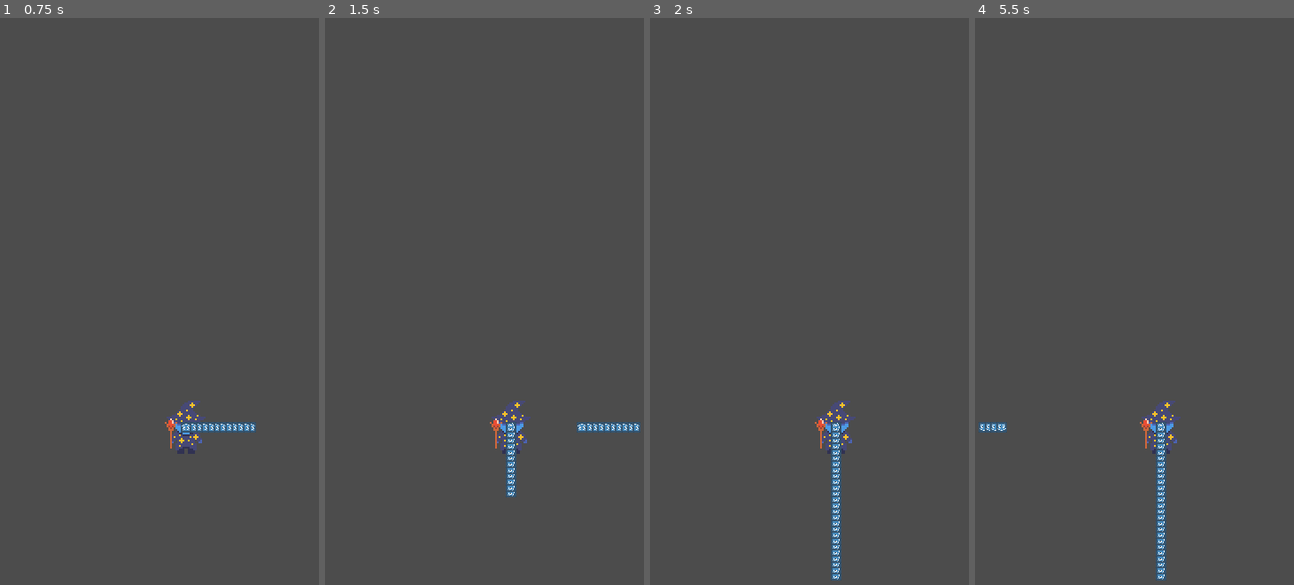
Above: before the commit, frames 1-4 (left to right).
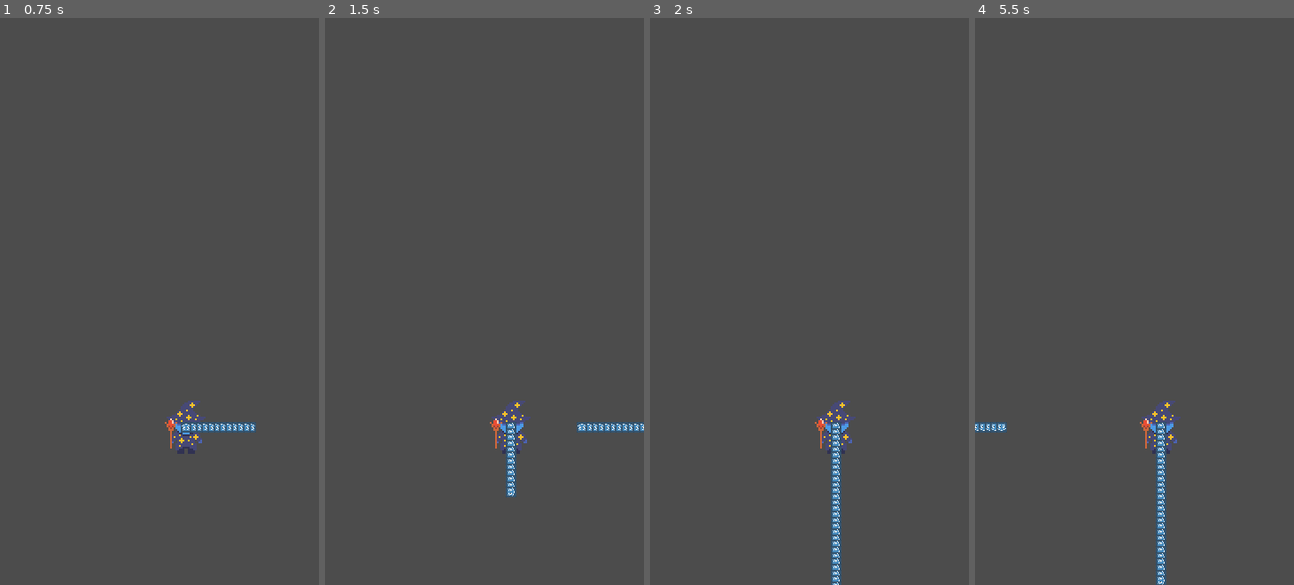
Above: after the commit, the same moments.

Repository: htxdfh/InfGamingSpil
Game: Godot game, scene res://World.tscn
Two runs of this game, one before a commit and one after it. Both use one fixed random seed, a clock stepped at 60 frames per second and the inputs below.
Inputs:
- Up to frame 1 (0.75 s): tap Enter at 0.5 s; hold Right (shoot_right) from 0.53 s (still down)
- Up to frame 2 (1.5 s): tap Space at 1.25 s; release Right (shoot_right) at 1.28 s; hold Down (shoot_down) from 1.28 s (still down)
- Up to frame 3 (2 s): keep holding Down (shoot_down)
- Up to frame 4 (5.5 s): tap Enter at 2, 5 s; release Down (shoot_down) at 2.03 s; hold Right (shoot_right) 2.03-2.78 s; tap Space at 2.75 s; hold Up (shoot_up) 2.78-3.53 s; hold Left (shoot_left) 3.53-5.03 s; hold Down (shoot_down) from 5.03 s (still down)

Frame 1 is identical in both runs. In frame 2, 0.2% of the frame differs, in the area x 57-100%, y 71-84%; in frame 3, 0.4%; in frame 4, 0.4%, in the area x 0-60%, y 71-100%.

Commit message:
ysort,
ysort
små ændringer i layers
brugergrænsefladefelter

Diff:
--- a/Player/Player.tscn
+++ b/Player/Player.tscn
@@ -8,7 +8,7 @@
 height = 8.00005
 
 [node name="Player" type="KinematicBody2D"]
-collision_layer = 4
+collision_mask = 0
 script = ExtResource( 1 )
 __meta__ = {
 "_edit_group_": true
--- a/Player/Projectile.tscn
+++ b/Player/Projectile.tscn
@@ -7,7 +7,7 @@
 radius = 4.12311
 
 [node name="KinematicBody2D" type="KinematicBody2D"]
-collision_layer = 0
+collision_mask = 4
 script = ExtResource( 2 )
 
 [node name="CollisionShape2D" type="CollisionShape2D" parent="."]
--- a/World.tscn
+++ b/World.tscn
@@ -1,13 +1,41 @@
-[gd_scene load_steps=2 format=2]
+[gd_scene load_steps=4 format=2]
 
 [ext_resource path="res://Player/Player.tscn" type="PackedScene" id=1]
 
+[sub_resource type="RectangleShape2D" id=1]
+extents = Vector2( 90, 22 )
+
+[sub_resource type="RectangleShape2D" id=2]
+extents = Vector2( 90, 19 )
+
 [node name="World" type="Node2D"]
 
-[node name="Player" parent="." instance=ExtResource( 1 )]
+[node name="YSort" type="YSort" parent="."]
+
+[node name="Player" parent="YSort" instance=ExtResource( 1 )]
 position = Vector2( 105, 231 )
+collision_mask = 8
 
-[node name="StaticBody2D" type="StaticBody2D" parent="."]
+[node name="StaticBody2D" type="StaticBody2D" parent="YSort"]
+collision_layer = 8
+collision_mask = 0
 
-[node name="CollisionPolygon2D" type="CollisionPolygon2D" parent="StaticBody2D"]
+[node name="CollisionPolygon2D" type="CollisionPolygon2D" parent="YSort/StaticBody2D"]
 polygon = PoolVector2Array( 64, 0, 0, 0, 0, 320, 180, 320, 180, 0, 112, 0, 112, -16, 192, -16, 192, 336, -16, 336, -16, -16, -16, -16, 64, -16 )
+
+[node name="StaticBody2D2" type="StaticBody2D" parent="YSort"]
+position = Vector2( 90, 298 )
+collision_layer = 8
+collision_mask = 0
+
+[node name="CollisionShape2D" type="CollisionShape2D" parent="YSort/StaticBody2D2"]
+shape = SubResource( 1 )
+
+[node name="StaticBody2D3" type="StaticBody2D" parent="YSort"]
+position = Vector2( 90, 10 )
+collision_layer = 8
+collision_mask = 0
+
+[node name="CollisionShape2D" type="CollisionShape2D" parent="YSort/StaticBody2D3"]
+position = Vector2( 0, 9 )
+shape = SubResource( 2 )
--- a/project.godot
+++ b/project.godot
@@ -78,6 +78,8 @@
 
 2d_physics/layer_1="Player"
 2d_physics/layer_2="Projectile"
+2d_physics/layer_3="Enemy"
+2d_physics/layer_4="World"
 
 [physics]
 
